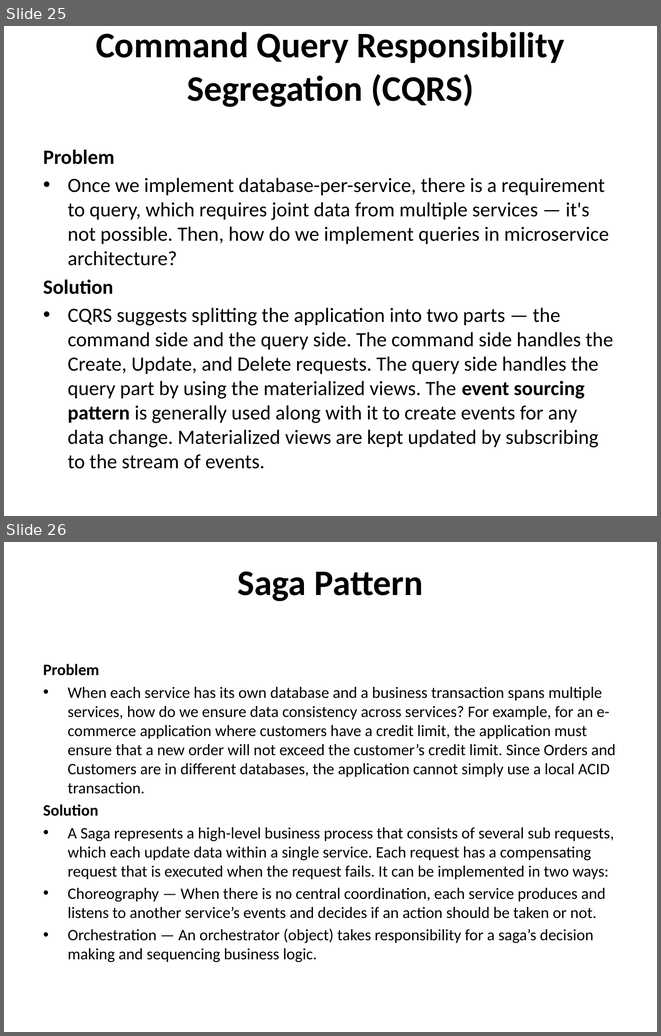
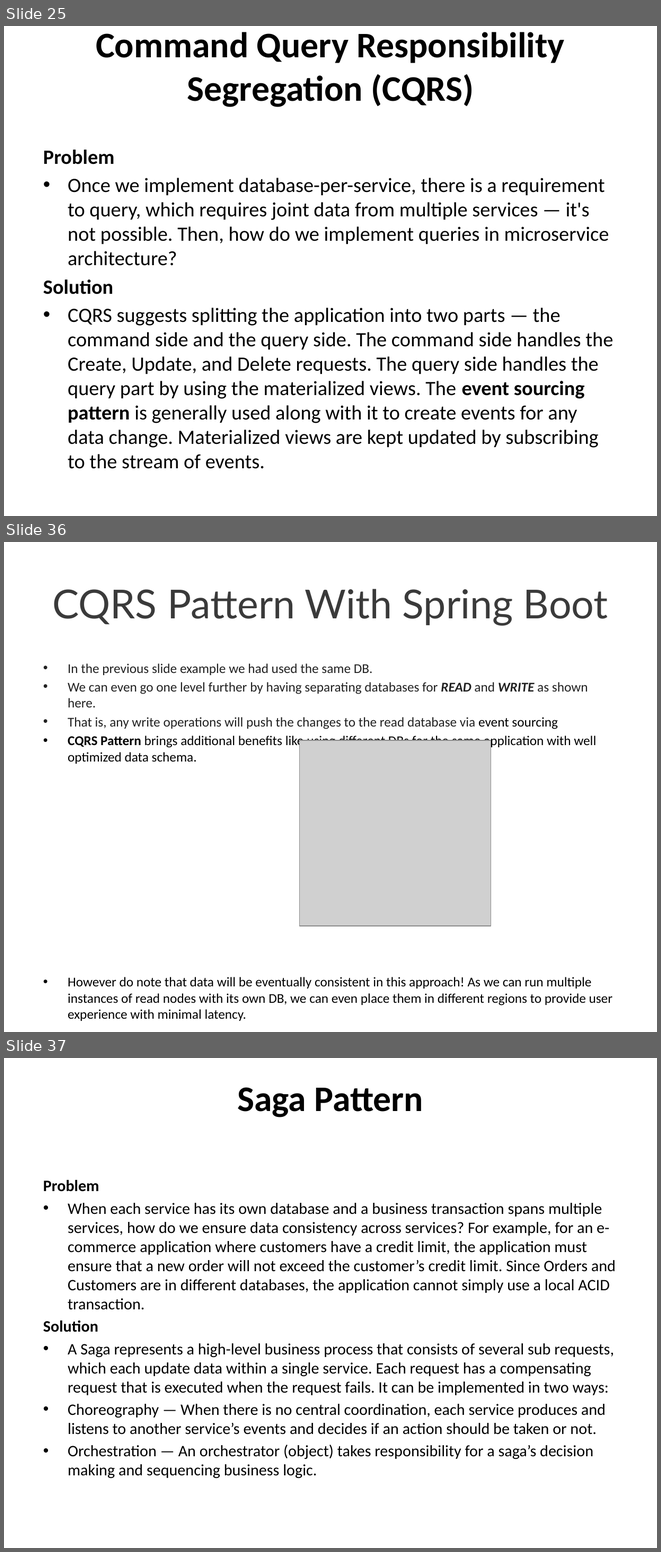
Before and after one commit to techelly/cloudthatmicroservies, a slide deck: Micro services Design Pattern.pptx. Shown one above the other, each under a label of ours: slides 25 and 26 before the commit, slides 25, 36 and 37 after it; the slides between them are not shown. The pictures are 661x1036 and 661x1552 pixels, drawn with LibreOffice and Linux fonts; fonts in the diff are those of the drawing; grey boxes stand for pictures. Boxes give left, top, right and bottom in pixels: in the first picture for what was removed or moved away, otherwise in the second. Text is boxed around its words. In the diff, an @@ line names an element or a change of style, - is before the commit and + after.

Commit message:
Added CQRS desging pattern example

```diff
--- a/Micro services Design Pattern.pptx
+++ b/Micro services Design Pattern.pptx
@@ slide 36 added at (x1=4, y1=542, x2=657, y2=1032), background #FFFFFF @@
@@ title added at (x1=52, y1=589, x2=608, y2=625), 44 pt, text #3A3A3A @@
+CQRS Pattern With Spring Boot
@@ text added at (x1=68, y1=663, x2=613, y2=1021), 14.8 pt, text #000000 @@
+• In the previous slide example we had used the same DB.
+• We can even go one level further by having separating databases for READ and WRITE as shown here.
+• That is, any write operations will push the changes to the read database via event sourcing
+• CQRS Pattern brings additional benefits like using different DBs for the same application with well optimized data schema.
+• However do note that data will be eventually consistent in this approach! As we can run multiple instances of read nodes with its own DB, we can even place them in different regions to provide user experience with minimal latency.
@@ picture added at (x1=300, y1=741, x2=491, y2=926) @@
@@ what was slide 26 is now slide 37 @@
```
Also in this commit, not shown: 10 other slides added, 56 other files.
